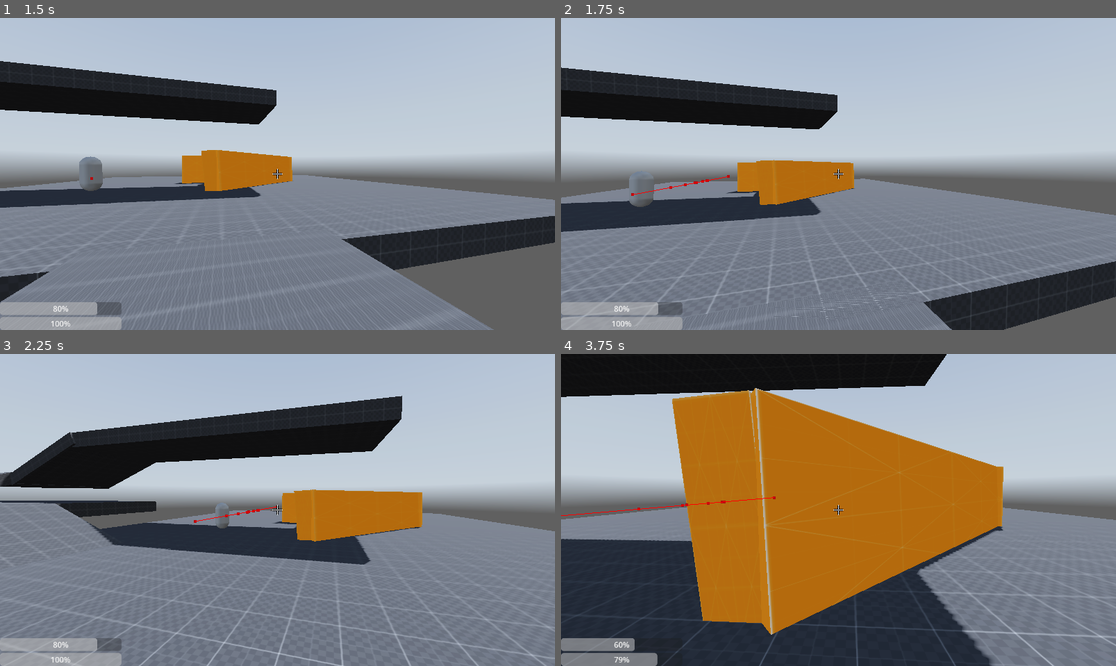
Above: before the commit, frames 1-4 (two rows, left to right).
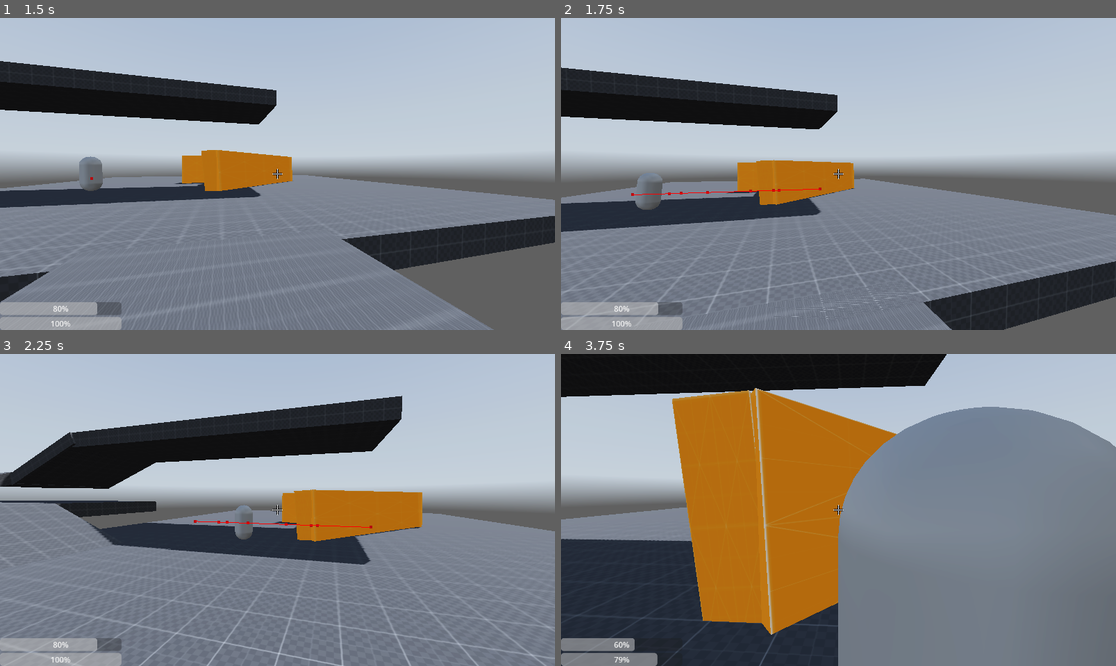
Above: after the commit, the same moments.

Repository: loumcn12/Aftermath
Game: Godot game, scene res://scenes/main menu/main_menu.tscn
Same seed, same stepped clock (60 frames per second), same inputs: the game is played once before the commit and once after it. A sky picture missing from this copy of the repository is replaced by a grey-blue gradient.
Inputs (mouse positions are in pixels of both pictures, inside the frame that each line leads up to):
- Up to frame 1 (1.5 s): click "Start" at 0.5 s; tap Enter at 1.25 s; move the mouse to (305, 174) at 1.27 s; hold W (forward) from 1.28 s (still down); tap H (DamageTest) at 1.35 s
- Up to frame 2 (1.75 s): keep holding W (forward); tap Space (jump) at 1.52 s
- Up to frame 3 (2.25 s): keep holding W (forward); move the mouse to (249, 510) at 2.02 s; tap Ctrl (crouch) at 2.1 s
- Up to frame 4 (3.75 s): keep holding W (forward); tap Space (jump) at 2.27 s; move the mouse to (849, 503) at 2.77 s; hold Shift (sprint) 2.78-3.53 s; move the mouse to (832, 516) at 3.52 s; tap H (DamageTest) at 3.6 s

Frame 1 is identical in both runs. In frame 2, 0.5% of the frame differs, in the area x 12-47%, y 49-62%; in frame 3, 0.5%; in frame 4, 25%, in the area x 0-100%, y 16-100%.

Commit message:
Revert "Made improvements and optimisations to the enemy script"
This reverts commit 598c272611a28b3c04ddb24633ff71b86f78b3cc.

Diff:
--- a/scripts/base_enemy.gd
+++ b/scripts/base_enemy.gd
@@ -1,24 +1,14 @@
 extends CharacterBody3D
 
-# Possible points the enemy can patrol between
-@export var patrol_points: Array[Vector3] = [
-	Vector3(0, 0, 0),
-	Vector3(10, 0, 0),
-	Vector3(20, 0, -15),
-	Vector3(0, 0, -20)
-]
-
-# The number of points the enemy will pick at random to patrol between
-@export var patrol_count: int = 4
-
-# Other behaviour variables
+@export var patrol_points: Array[Vector3] = [Vector3(0, 0, 0), Vector3(10, 0, 0), Vector3(20, 0, -15), Vector3(0, 0, -20)]
 @export var patrol_speed: float = 3.0
 @export var chase_speed: float = 5.0
 @export var wait_time_at_point: float = 1.0
 @export var damage_amount: int = 10
 @export var damage_delay: float = 1.0
 
-var selected_patrol_points: Array[Vector3] = []
+
+
 var current_point_index := 0
 var waiting := false
 var wait_timer := 0.0
@@ -29,6 +19,8 @@
 var player_detected := false
 var player_height = 1.0  # fallback
 
+
+
 @onready var agent: NavigationAgent3D = $NavigationAgent3D
 @onready var detection_area: Area3D = $DetectionArea
 @onready var damage_area: Area3D = $DamageArea
@@ -38,39 +30,41 @@
 @onready var standing_shape_node: CollisionShape3D = playerNode.get_node("standing_collision_shape")
 @onready var crouching_shape_node: CollisionShape3D = playerNode.get_node("crouching_collision_shape")
 
+
+
 func _ready():
 	los_ray.enabled = true
-
 	if patrol_points.is_empty():
 		push_warning("Patrol points are empty.")
 		return
 
-	# Randomly pick patrol points
-	selected_patrol_points = patrol_points.duplicate()
-	selected_patrol_points.shuffle()
-	if patrol_count < selected_patrol_points.size():
-		selected_patrol_points.resize(patrol_count)
 
-	agent.target_position = selected_patrol_points[current_point_index]
+	agent.target_position = patrol_points[current_point_index]
 
 	detection_area.body_entered.connect(_on_body_entered)
 	detection_area.body_exited.connect(_on_body_exited)
+
 	damage_area.body_entered.connect(_on_damage_area_body_entered)
 	damage_area.body_exited.connect(_on_damage_area_body_exited)
+
 	damage_timer.timeout.connect(_on_damage_timer_timeout)
 	damage_timer.wait_time = damage_delay
 
-func _process(delta):
+func _physics_process(_delta: float) -> void:
 	if player_detected:
 		_update_line_of_sight()
 
+func _process(delta):
+	# print("Chasing:", chasing, " Player valid:", is_instance_valid(player))
 	if chasing and is_instance_valid(player):
 		_update_line_of_sight()
+		# print("LOS Update 2")
 		if player_visible:
 			agent.target_position = player.global_transform.origin
 			move_towards_target(delta, chase_speed)
 			return
 		else:
+			# Lost line of sight, stop chasing
 			chasing = false
 			player = null
 			agent.target_position = last_known_patrol_position
@@ -98,10 +92,9 @@
 	look_at(next_pos, Vector3.UP)
 
 func advance_to_next_point():
-	current_point_index = (current_point_index + 1) % selected_patrol_points.size()
-	last_known_patrol_position = selected_patrol_points[current_point_index]
+	current_point_index = (current_point_index + 1) % patrol_points.size()
+	last_known_patrol_position = patrol_points[current_point_index]
 	agent.target_position = last_known_patrol_position
-
 
 func _on_body_entered(body: Node):
 	# print("Entered:", body.name, " Groups:", body.get_groups())
@@ -156,6 +149,8 @@
 		player_visible = false
 		return
 
+
+
 	var from_pos = global_transform.origin + Vector3.UP * 1.5
 	var to_pos = player.global_transform.origin + Vector3.UP * (player_height / 2.0)
 
@@ -173,13 +168,13 @@
 		if collider.is_in_group("player"):
 			player_visible = true
 			chasing = true
-			# print("Raycast HIT PLAYER")
+			# print("🔴 Raycast HIT PLAYER")
 		else:
 			player_visible = false
-			# print("Raycast hit something else")
+			# print("🟠 Raycast hit something else")
 	else:
 		player_visible = false
-		# print("Raycast missed everything")
+		# print("⚪ Raycast missed everything")
 
 	# Godot 4.5+ only: use this in the future
 	# if Engine.is_editor_hint:
